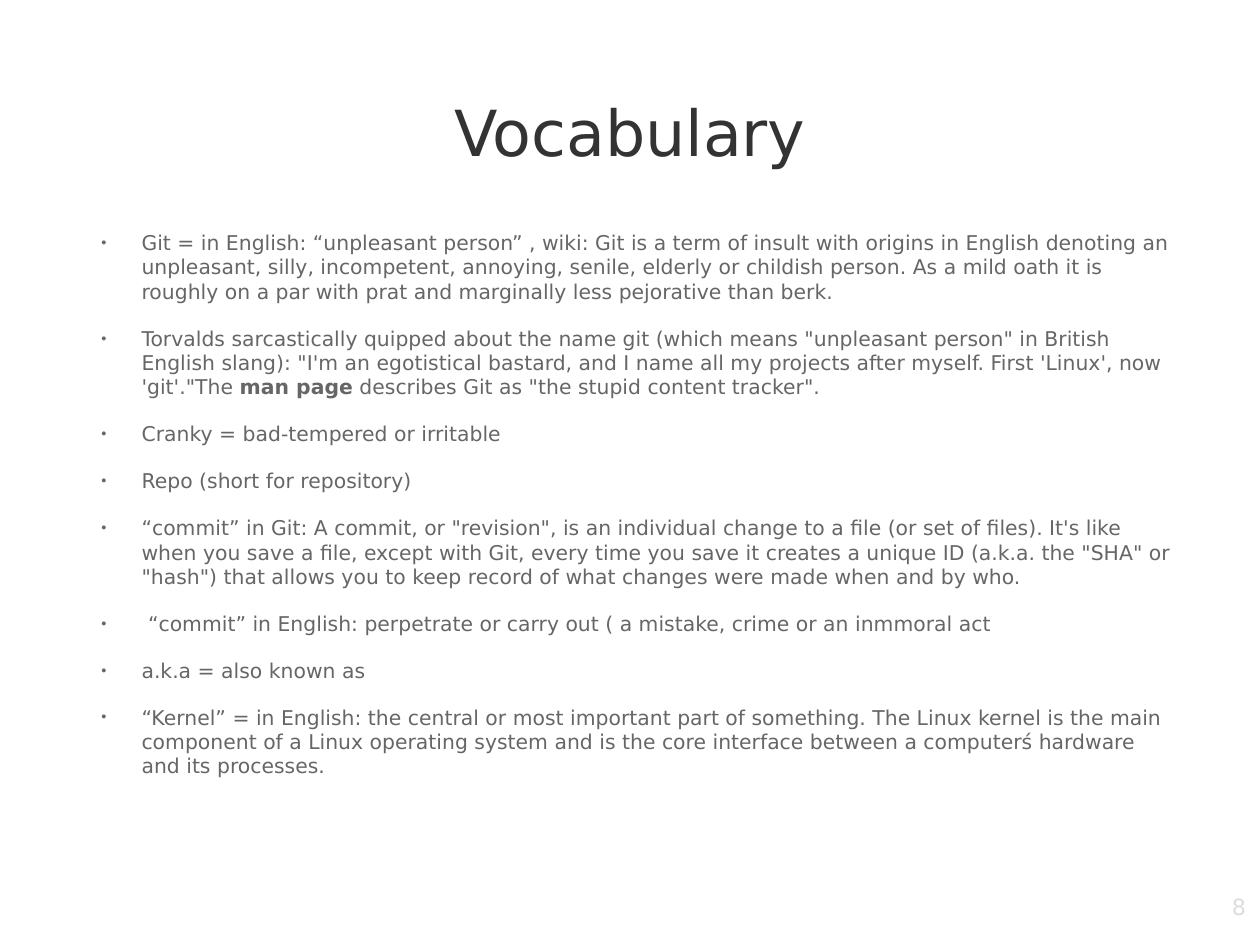
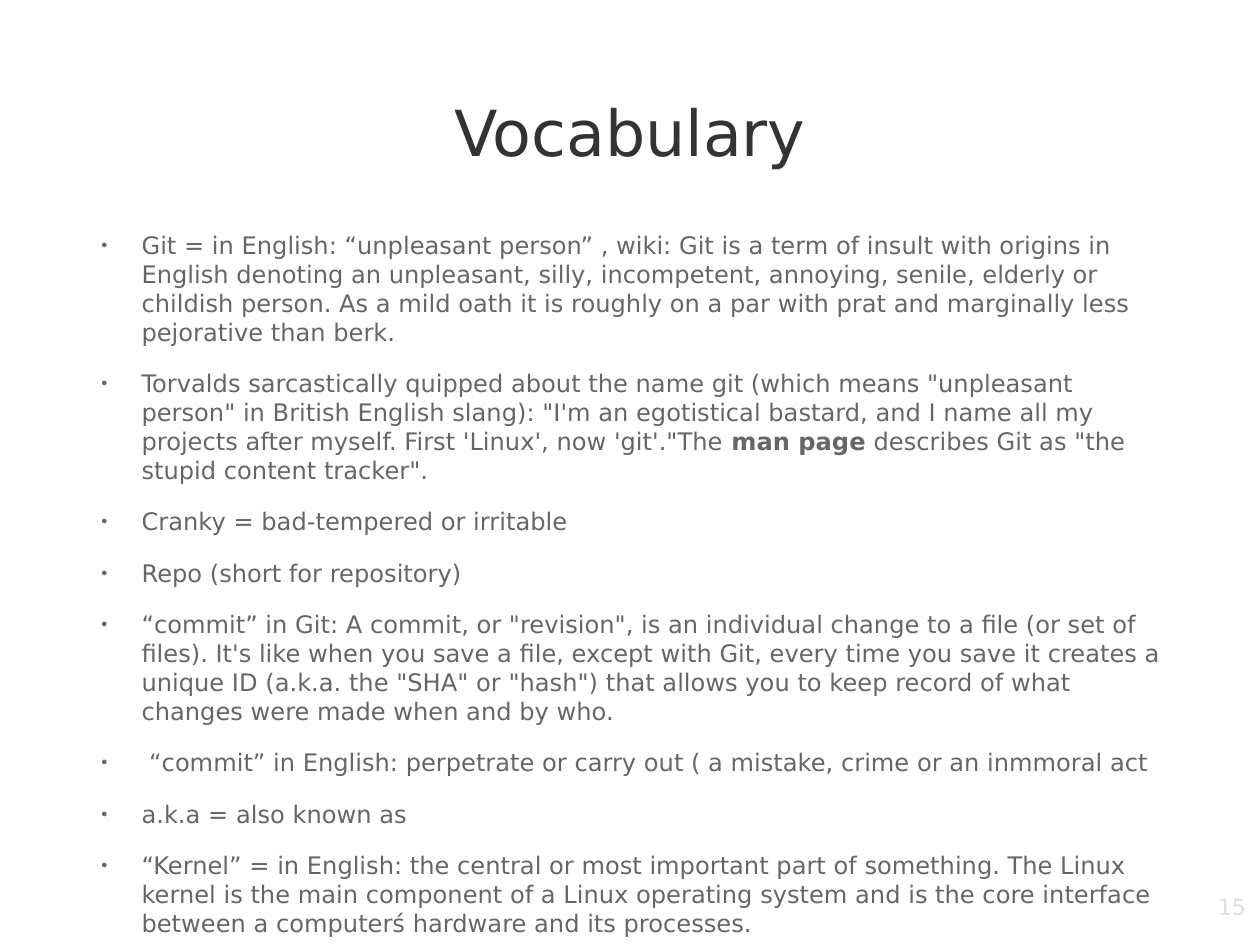
Before and after one commit to jpdibacco/ATI_english_presentation, a slide deck: slide 15 of presentation.odp (slide 8 before the commit). Drawn at 1260x945 pixels with LibreOffice and Linux fonts; fonts in the diff are those of the drawing; background and template pictures are left out. Boxes give left, top, right and bottom in pixels: in the first picture for what was removed or moved away, otherwise in the second. Text is boxed around its words. In the diff, an @@ line names an element or a change of style, - is before the commit and + after.

```diff
--- a/presentation.odp
+++ b/presentation.odp
@@ text "Git = in English: “unpleasant ..." at (142, 235, 1160, 937): size 12.8 to 15.2 pt @@
@@ page number at (954, 894, 1247, 945): text changed @@
-8
+15
```
Also in this commit, not shown: 2 other slides changed, 8 slides added, 1 other file.
